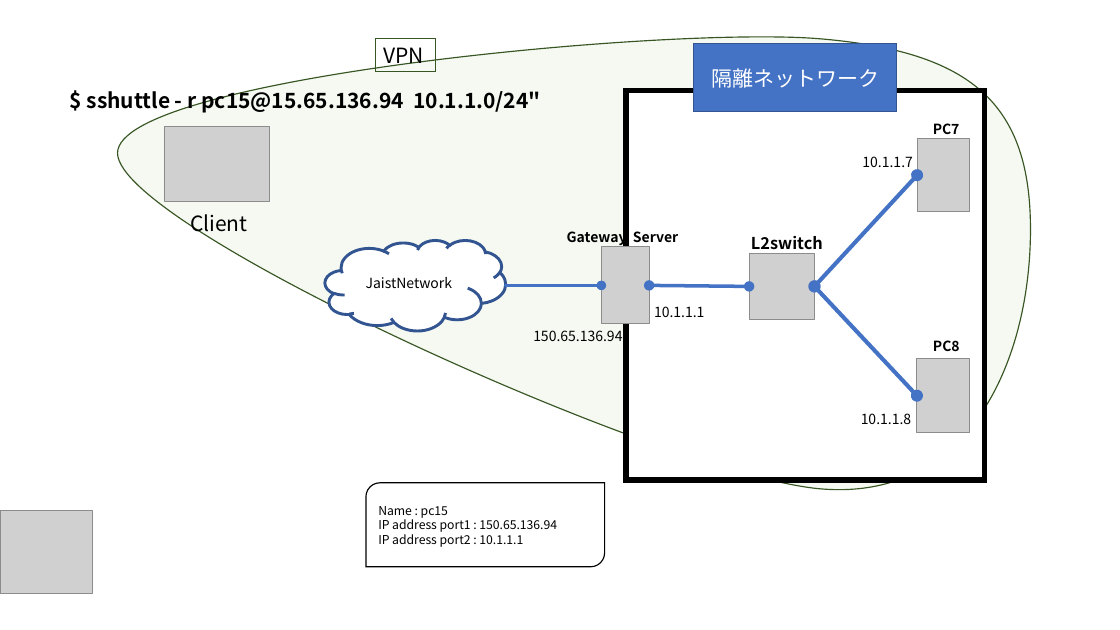
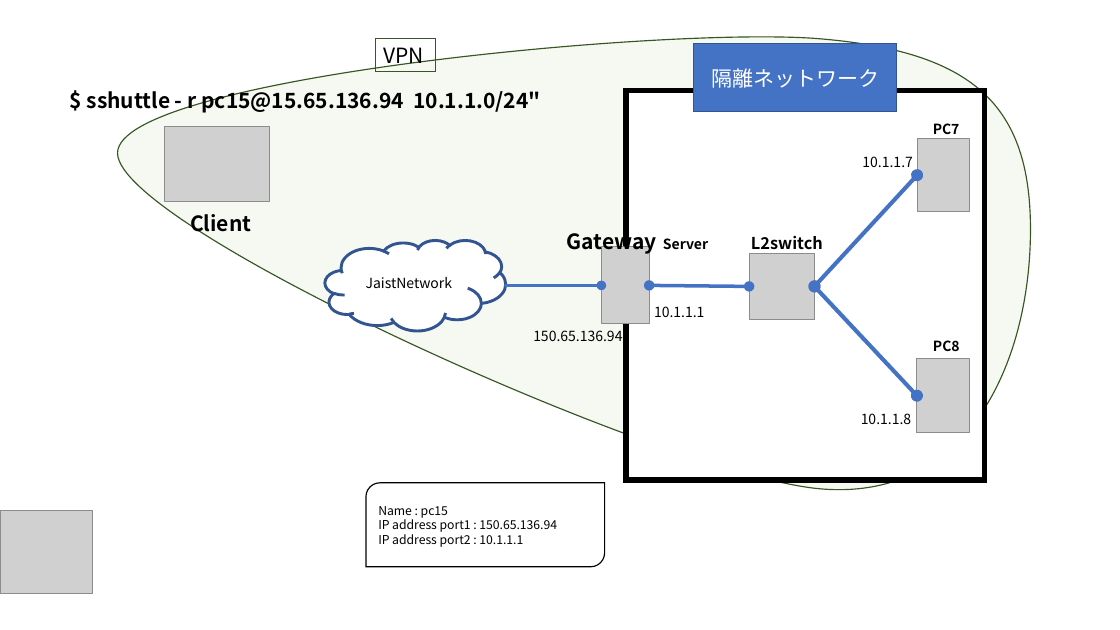
Before and after one commit to Alice-to-Bob/Graduate_School, a slide deck: slide 7 of SUBTHEME/graphs/network_archtecture.pptx. Drawn at 1120x630 pixels with LibreOffice and Linux fonts; fonts in the diff are those of the drawing; grey boxes stand for pictures. Boxes give left, top, right and bottom in pixels: in the first picture for what was removed or moved away, otherwise in the second. Text is boxed around its words. In the diff, an @@ line names an element or a change of style, - is before the commit and + after.

```diff
--- a/SUBTHEME/graphs/network_archtecture.pptx
+++ b/SUBTHEME/graphs/network_archtecture.pptx
@@ text "Client" at box(190, 214, 251, 236): bold on @@
@@ text "Gateway Server" at box(567, 229, 708, 255): size 12 to 18 pt in "Gateway" @@
```
Also in this commit, not shown: 3 slides added, 1 slide removed, 13 other files.
